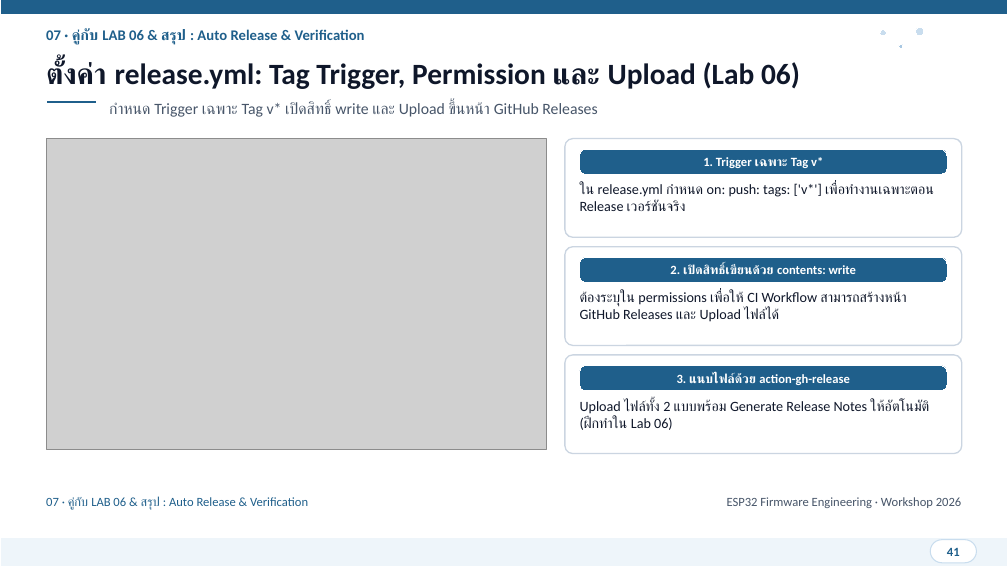
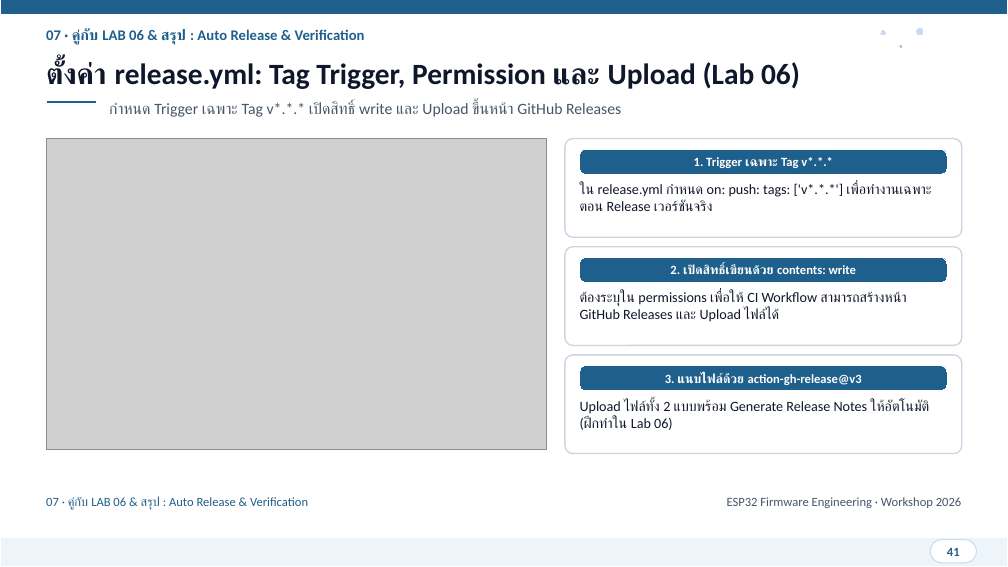
Before and after one commit to FreshmanMentor/git-practice, a slide deck: slide 41 of presentation/ESP32_Git_CICD_Workshop.pptx. Drawn at 1008x567 pixels with LibreOffice and Linux fonts; fonts in the diff are those of the drawing; grey boxes stand for pictures. Boxes give left, top, right and bottom in pixels: in the first picture for what was removed or moved away, otherwise in the second. Text is boxed around its words. In the diff, an @@ line names an element or a change of style, - is before the commit and + after.

```diff
--- a/presentation/ESP32_Git_CICD_Workshop.pptx
+++ b/presentation/ESP32_Git_CICD_Workshop.pptx
@@ text at <box>109,101,621,117</box>: text changed @@
-กำหนด Trigger เฉพาะ Tag v* เปิดสิทธิ์ write และ Upload ขึ้นหน้า GitHub Releases
+กำหนด Trigger เฉพาะ Tag v*.*.* เปิดสิทธิ์ write และ Upload ขึ้นหน้า GitHub Releases
@@ text at <box>694,157,833,168</box>: text changed @@
-1. Trigger เฉพาะ Tag v*
+1. Trigger เฉพาะ Tag v*.*.*
@@ text at <box>580,183,931,211</box>: text changed @@
-ใน release.yml กำหนด on: push: tags: ['v*'] เพื่อทำงานเฉพาะตอน Release เวอร์ชันจริง
+ใน release.yml กำหนด on: push: tags: ['v*.*.*'] เพื่อทำงานเฉพาะตอน Release เวอร์ชันจริง
@@ text at <box>665,373,862,385</box>: text changed @@
-3. แนบไฟล์ด้วย action-gh-release
+3. แนบไฟล์ด้วย action-gh-release@v3
```
Also in this commit, not shown: 27 other slides changed, 49 other files.
